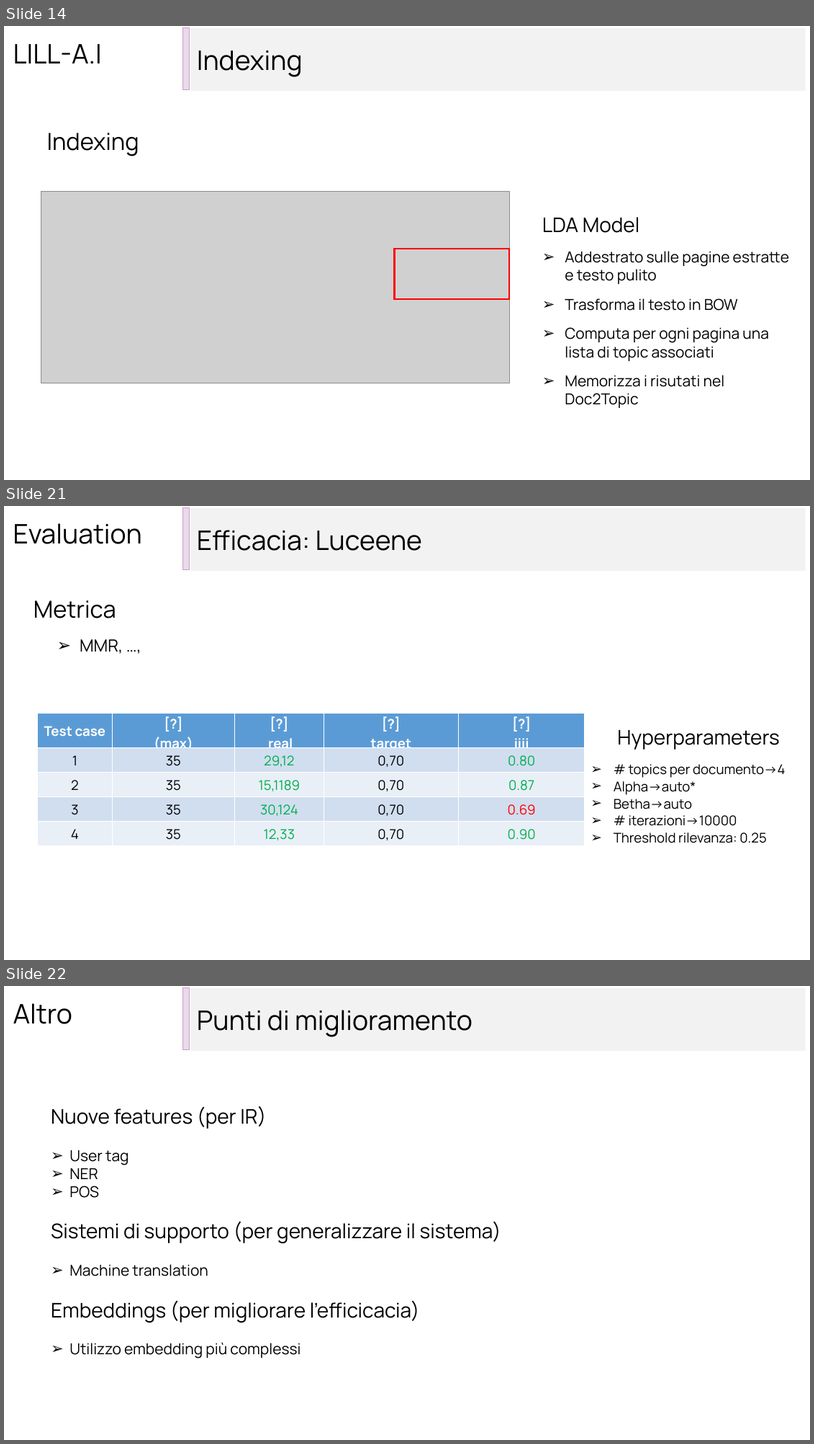
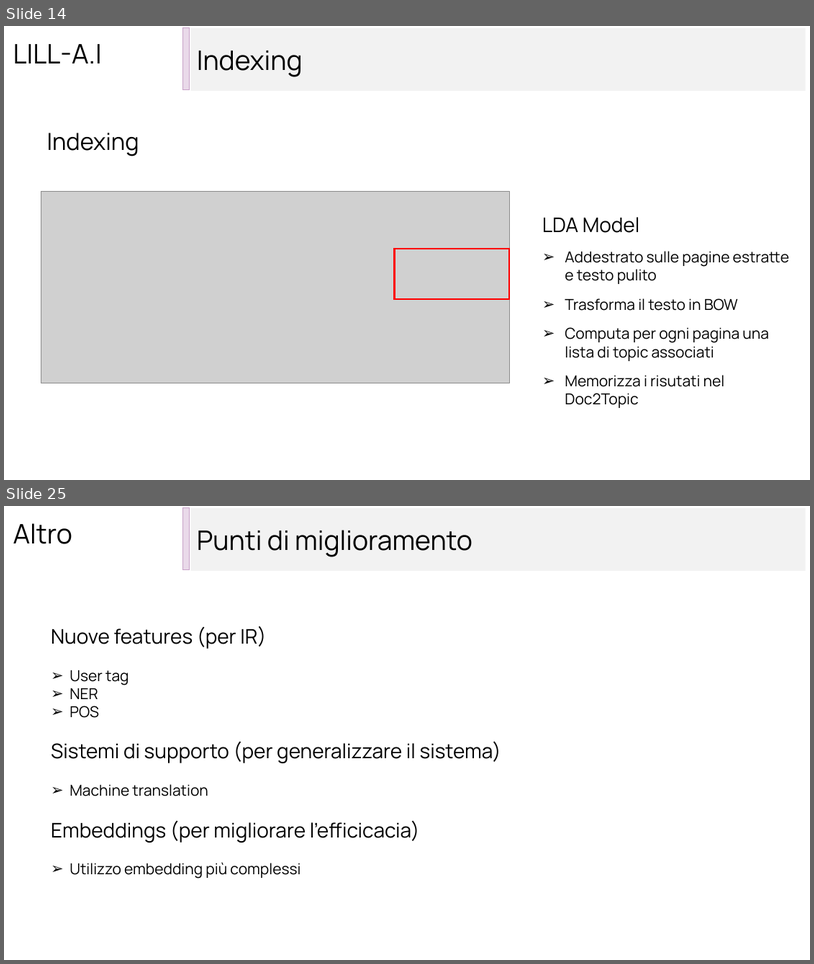
Before and after one commit to Data-Integration-Lilla-team/LILL_AI, a slide deck: relazione/presentazione Lill_AI.pptx. Shown one above the other, each under a label of ours: slides 14, 21 and 22 before the commit, slides 14 and 25 after it; the slides between them are not shown. The pictures are 814x1444 and 814x964 pixels, drawn with LibreOffice and Linux fonts; fonts in the diff are those of the drawing; grey boxes stand for pictures. Boxes give left, top, right and bottom in pixels: in the first picture for what was removed or moved away, otherwise in the second. Text is boxed around its words. In the diff, an @@ line names an element or a change of style, - is before the commit and + after.

```diff
--- a/relazione/presentazione Lill_AI.pptx
+++ b/relazione/presentazione Lill_AI.pptx
@@ slide 21 removed at <box>4,506,810,960</box>, background #FFFFFF @@
@@ text removed at <box>13,523,142,544</box> @@
-Evaluation
@@ rectangle removed at <box>183,508,190,569</box> @@
@@ rectangle removed at <box>191,508,806,571</box> @@
-Efficacia: Luceene
@@ text removed at <box>34,600,116,618</box> @@
-Metrica
@@ text removed at <box>80,639,123,654</box> @@
-➢ MMR, …,
@@ table removed at <box>38,713,585,845</box>, 5 rows, 5 columns @@
-Test case | [?] (max) | [?] real | [?] target | [?] iiii
-1 | 35 | 29,12 | 0,70 | 0.80
-2 | 35 | 15,1189 | 0,70 | 0.87
-3 | 35 | 30,124 | 0,70 | 0.69
-4 | 35 | 12,33 | 0,70 | 0.90
@@ text removed at <box>617,730,779,749</box> @@
-Hyperparameters
@@ text removed at <box>614,764,785,843</box> @@
-➢ # topics per documento->4
-➢ Alpha->auto*
-➢ Betha->auto
-➢ # iterazioni->10000
-➢ Threshold rilevanza: 0.25
@@ what was slide 22 is now slide 25 @@
```
Also in this commit, not shown: 7 slides changed, 5 slides added, 1 other slide removed, 2 other files.
